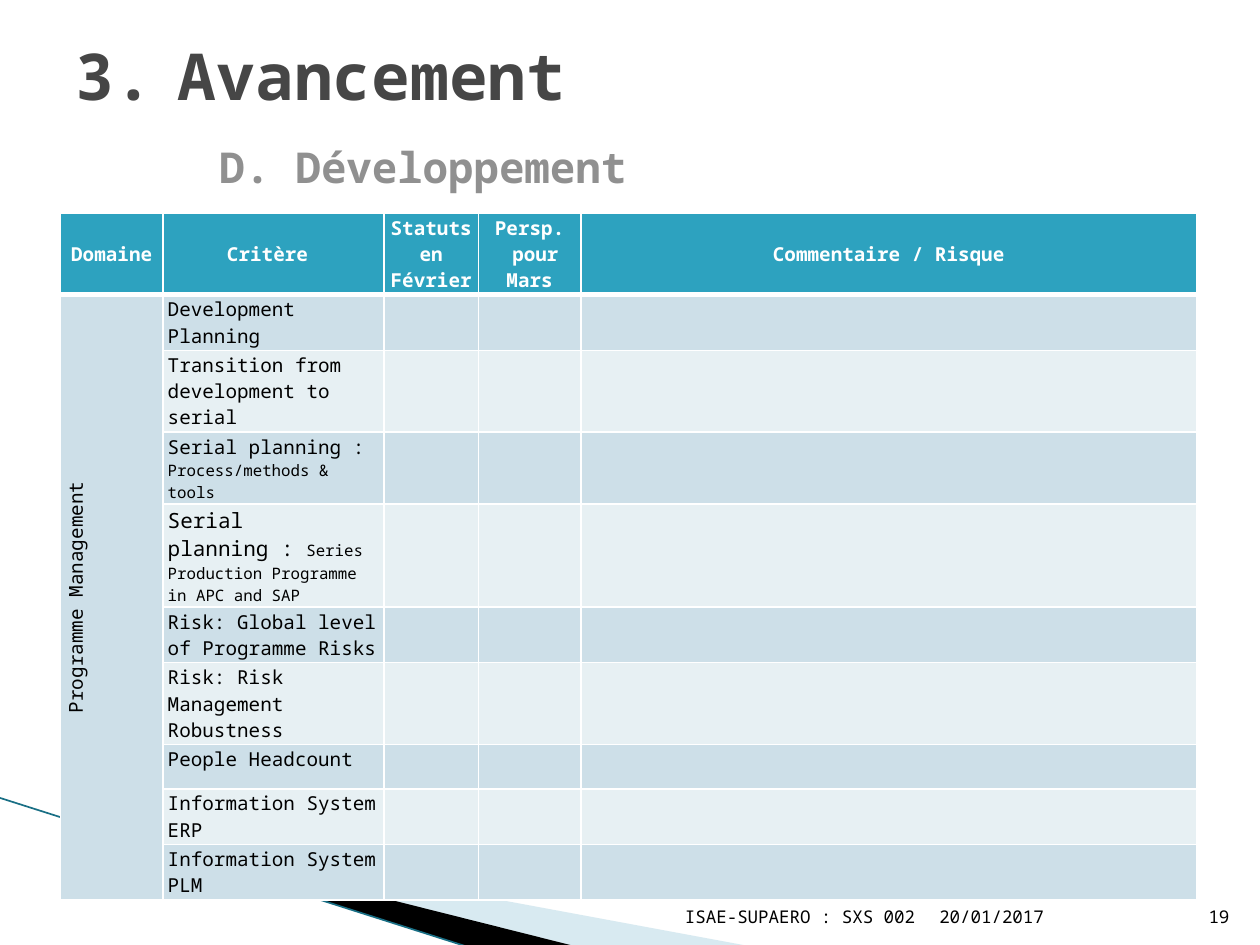
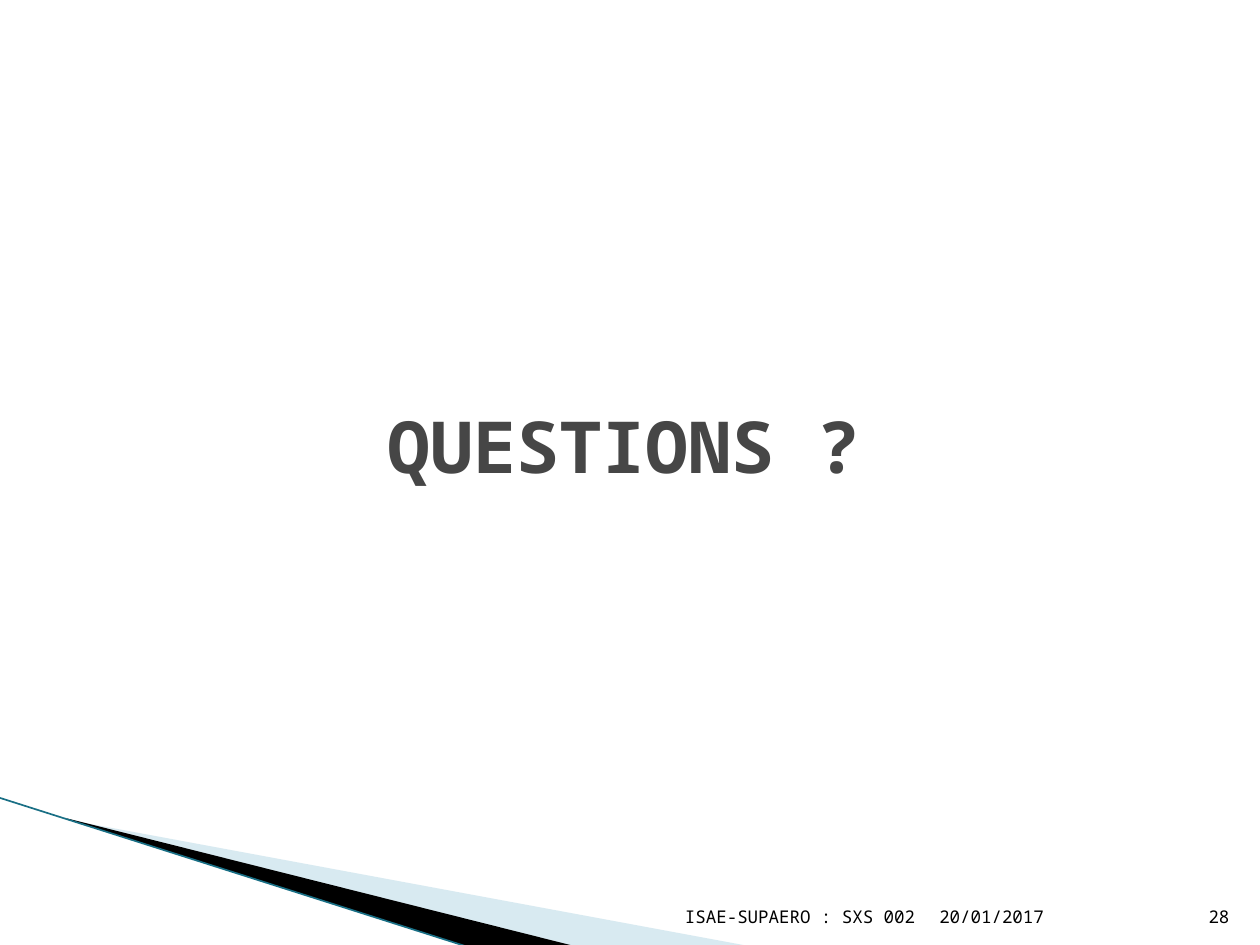
Before and after one commit to YuanxiangFranck/PIE_ISAE_Essais_Vol, a slide deck: slide 28 of gestion_projet/Project_Review03022017.pptx (slide 19 before the commit). Drawn at 1260x945 pixels with LibreOffice and Linux fonts; fonts in the diff are those of the drawing; background and template pictures are left out. Boxes give left, top, right and bottom in pixels: in the first picture for what was removed or moved away, otherwise in the second. Text is boxed around its words. In the diff, an @@ line names an element or a change of style, - is before the commit and + after.

Commit message:
MAJ PPT review + MAJ planning

```diff
--- a/gestion_projet/Project_Review03022017.pptx
+++ b/gestion_projet/Project_Review03022017.pptx
@@ title removed at (178,53,627,193) @@
-3. Avancement
-   D. Développement
@@ table removed at (60,213,1197,896), 10 rows, 5 columns @@
-Domaine | Critère | Statuts en Février | Persp. / pour Mars | Commentaire / Risque
-Programme Management | Development Planning |  |  | 
- | Transition from development to serial |  |  | 
- | Serial planning : Process/methods & tools |  |  | 
- | Serial planning : Series Production Programme in APC and SAP |  |  | 
- | Risk: Global level of Programme Risks |  |  | 
- | Risk: Risk Management Robustness |  |  | 
- | People Headcount |  |  | 
- | Information System ERP |  |  | 
- | Information System PLM |  |  | 
@@ title added at (388,421,775,486), 41 pt, text #464646, bold @@
+QUESTIONS ?
@@ page number at (1209,910,1230,923): text changed @@
-19
+28
```
Also in this commit, not shown: 6 other slides changed, 8 slides added, 4 other files.
